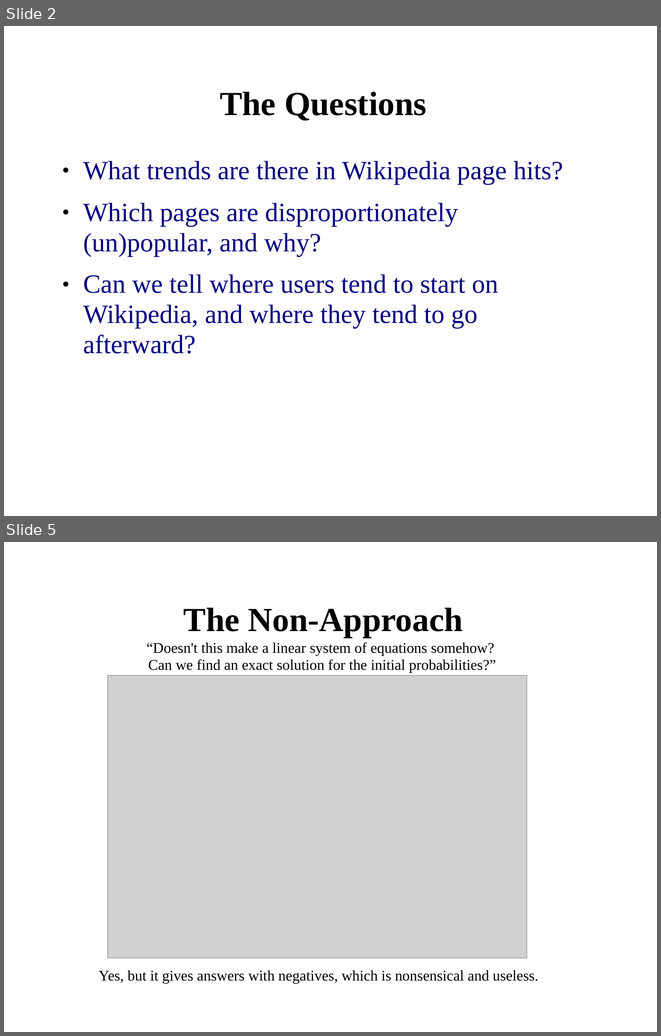
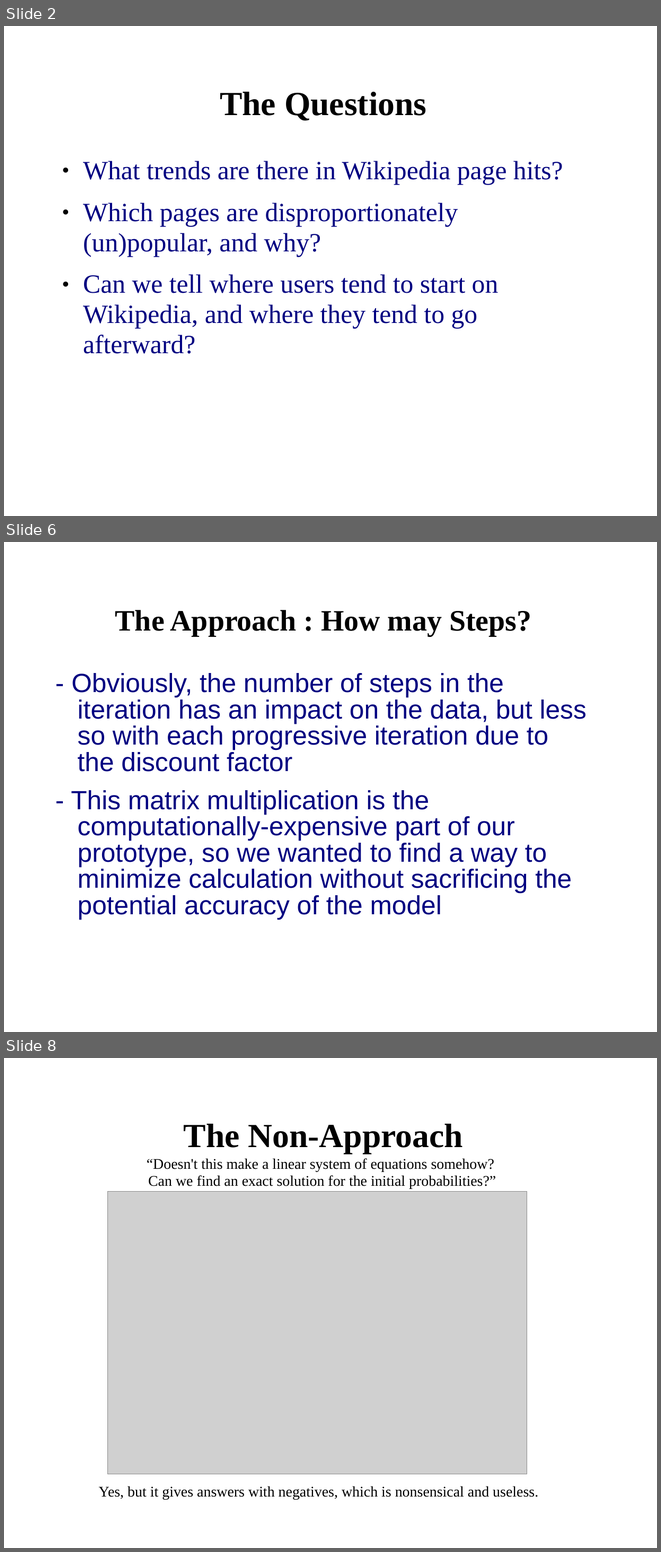
Before and after one commit to lasutschinkow/lasutschinkow-cs123, a slide deck: Presentations/prototype_presentation.ppt. Shown one above the other, each under a label of ours: slides 2 and 5 before the commit, slides 2, 6 and 8 after it; the slides between them are not shown. The pictures are 661x1036 and 661x1552 pixels, drawn with LibreOffice and Linux fonts; fonts in the diff are those of the drawing; grey boxes stand for pictures; background and template pictures are left out. Boxes give left, top, right and bottom in pixels: in the first picture for what was removed or moved away, otherwise in the second. Text is boxed around its words. In the diff, an @@ line names an element or a change of style, - is before the commit and + after.

```diff
--- a/Presentations/prototype_presentation.ppt
+++ b/Presentations/prototype_presentation.ppt
@@ slide 6 added at (4, 542, 657, 1032), background picture (left out) @@
@@ title added at (115, 610, 531, 636), 36 pt, text #000000, bold @@
+The Approach : How may Steps?
@@ text added at (71, 673, 586, 919), 32 pt, text #000080 @@
+- Obviously, the number of steps in the iteration has an impact on the data, but less so with each progressive iteration due to the discount factor
+- This matrix multiplication is the computationally-expensive part of our prototype, so we wanted to find a way to minimize calculation without sacrificing the potential accuracy of the model
@@ what was slide 5 is now slide 8 @@
```
Also in this commit, not shown: 1 slide changed, 5 other slides added, 2 slides removed.
